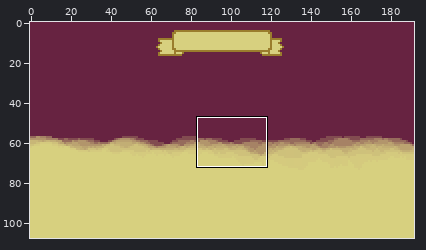
Pixel-art file -- rollFight/title.aseprite. Above, an overview of the earlier version with the close-up marked.
Close-up. Before:
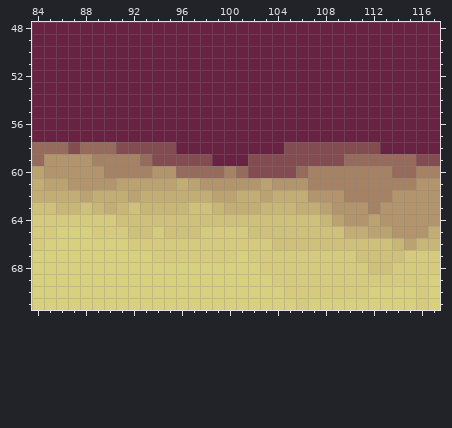
192x108 pixels, 1 frame. Colours within 5 levels of each other are drawn and written as one. Shown: x 84..117, y 48..71.
The result:
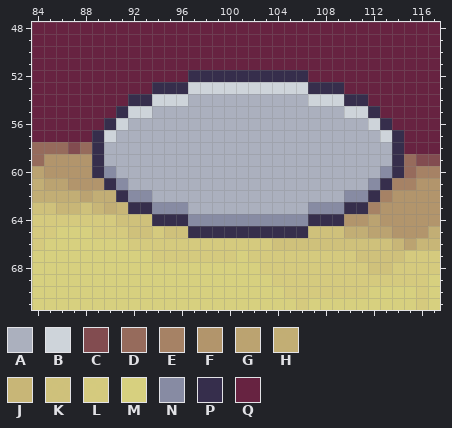
Palette (. is transparent): A #abb0be  B #ced4da  C #824b4ffd  D #966a5bfd  E #a68264fd  F #b2956bfd  G #bba370fd  H #c2ae74fd  J #c8b677fd  K #cfc17bfd  L #d5ca7efd  M #d8d07ffd  N #878ba3  P #362e4c  Q #672240fd
Changes in this commit:
layer "Menu/Podium/PodiumSMall" added
Layer "Menu/Podium/PodiumSMall":
y 52: x 97..106 QQQQQQQQQQ -> PPPPPPPPPP
y 53: x 94..109 QQQQQQQQQQQQQQQQ -> PPPBBBBBBBBBBPPP
y 54: x 92..111 QQQQQQQQQQQQQQQQQQQQ -> PPBBBAAAAAAAAAABBBPP
y 55: x 91..112 QQQQQQQQQQQQQQQQQQQQQQ -> PBBAAAAAAAAAAAAAAAABBP
y 56: x 90..113 QQQQQQQQQQQQQQQQQQQQQQQQ -> PBAAAAAAAAAAAAAAAAAAAABP
y 57: x 89..114 QQQQQQQQQQQQQQQQQQQQQQQQQQ -> PBAAAAAAAAAAAAAAAAAAAAAABP
y 58: x 89..114 DDCCCCCQQQQQQQQQCCCCCCCCQQ -> PAAAAAAAAAAAAAAAAAAAAAAAAP
y 59: x 89..114 EEEEDCCCCCQQQCCCCCCCCDDDDD -> PAAAAAAAAAAAAAAAAAAAAAAAAP
y 60: x 89..114 FEEEEFFDDDDEDCCCCDEEEEEEED -> PNAAAAAAAAAAAAAAAAAAAAAANP
y 61: x 90..113 FGGGGGHGFFFFFGFFFEEEEEEE -> PNAAAAAAAAAAAAAAAAAAAANP
y 62: x 91..112 HGHHHHHHGGHHGHHHFFFEEE -> PNNAAAAAAAAAAAAAAAANNP
y 63: x 92..111 KJJJJKKJHHHJJJHHGFFF -> PPNNNAAAAAAAAAANNNPP
y 64: x 94..109 KKKKKKKKKKKKKKJG -> PPPNNNNNNNNNNPPP
y 65: x 97..106 KLLLLKKKKK -> PPPPPPPPPP
Changed places in both close-ups, as pixel boxes (x1, y1, x2, y2):
changed: (92, 70, 404, 238)
